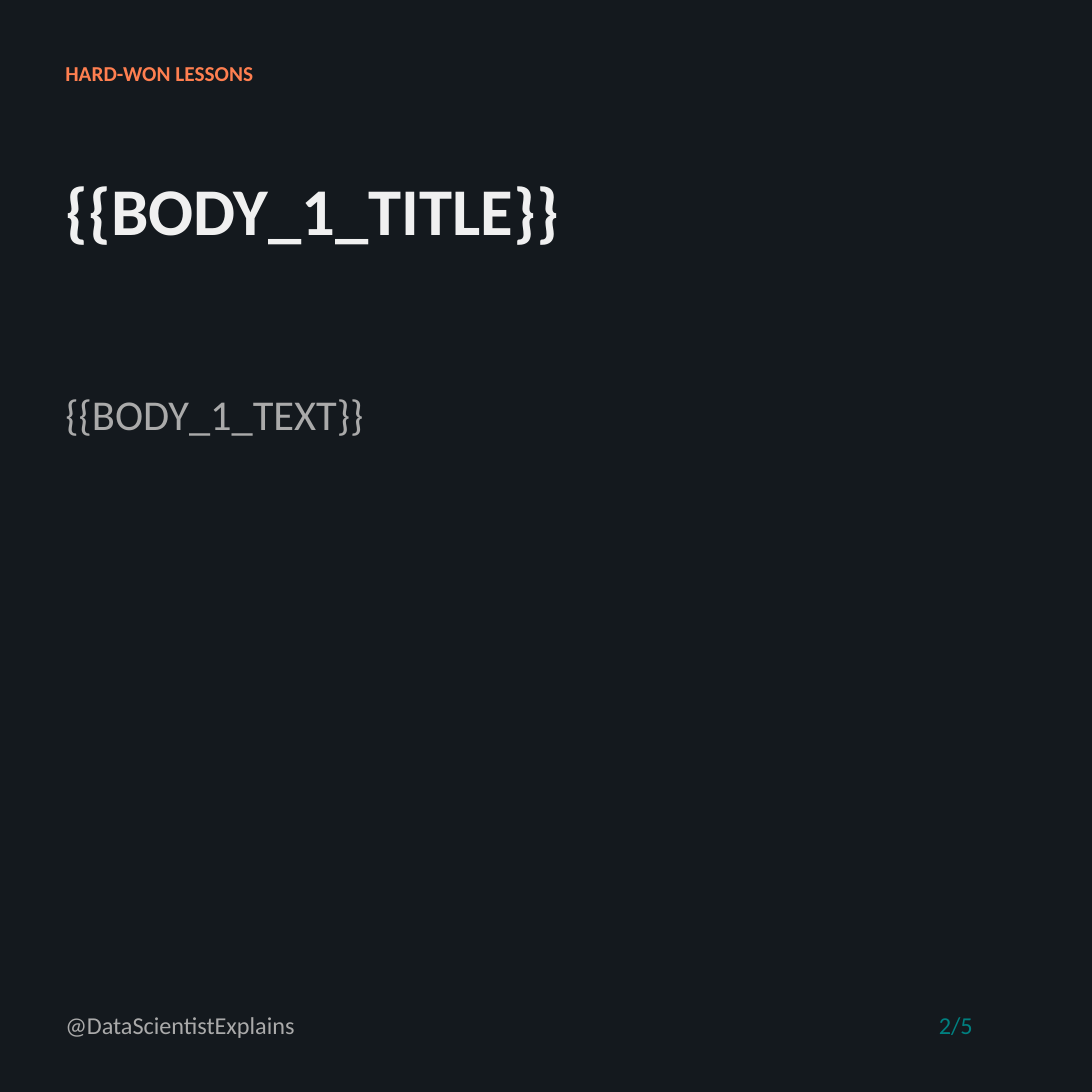
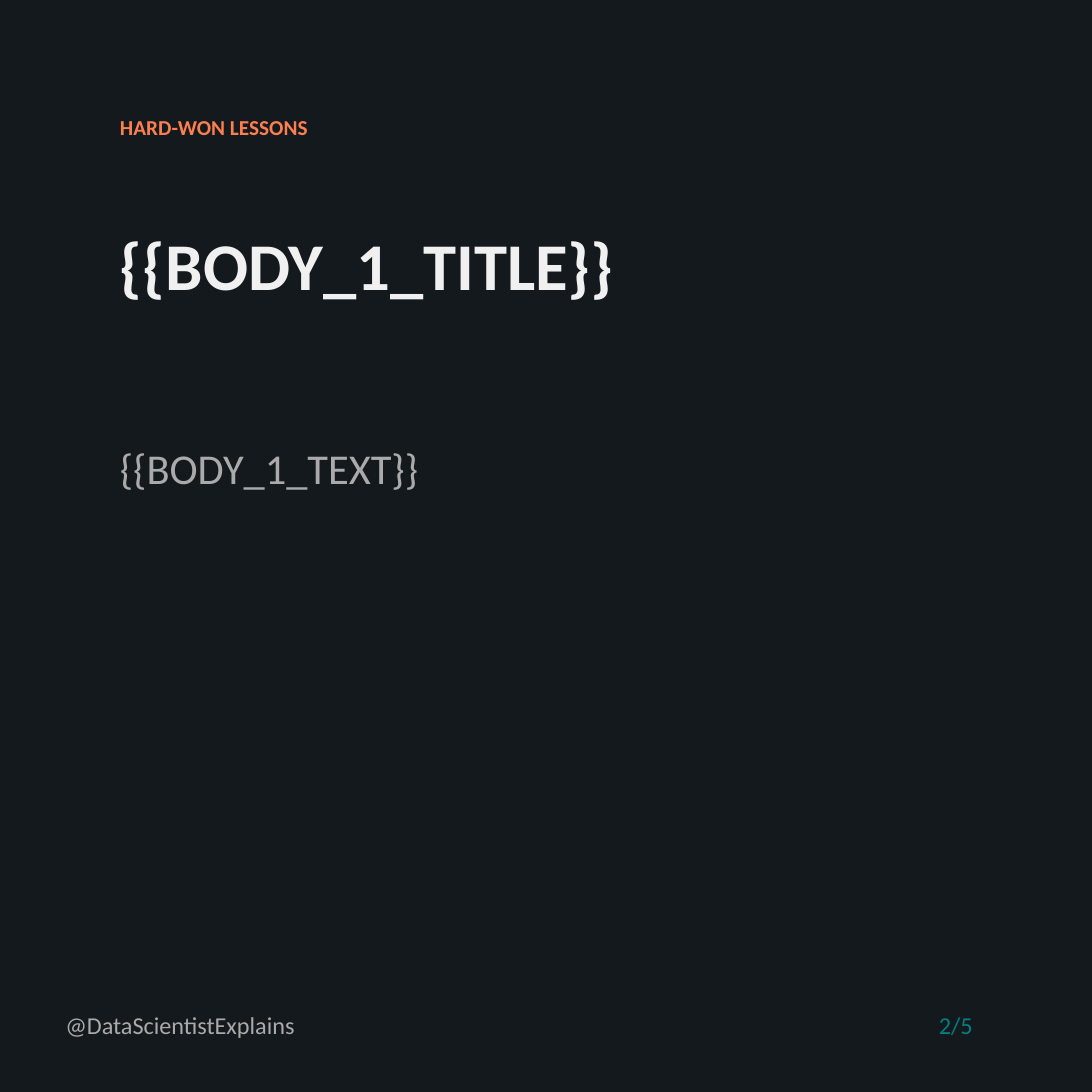
Before and after one commit to Maynanda/baba-app, a slide deck: slide 2 of templates/carousel_dark_1x1/main_carousel.pptx. Drawn at 1092x1092 pixels with LibreOffice and Linux fonts; fonts in the diff are those of the drawing. Boxes give left, top, right and bottom in pixels: in the first picture for what was removed or moved away, otherwise in the second. Text is boxed around its words. In the diff, an @@ line names an element or a change of style, - is before the commit and + after.

```diff
--- a/templates/carousel_dark_1x1/main_carousel.pptx
+++ b/templates/carousel_dark_1x1/main_carousel.pptx
@@ text "HARD-WON LESSONS": place and size @@
-text "HARD-WON LESSONS" at [65, 67, 253, 81]
+text "HARD-WON LESSONS" at [120, 121, 308, 135]
@@ text "{{BODY_1_TITLE}}": place and size @@
-text "{{BODY_1_TITLE}}" at [65, 186, 559, 245]
+text "{{BODY_1_TITLE}}" at [120, 241, 614, 300]
@@ text "{{BODY_1_TEXT}}": place and size @@
-text "{{BODY_1_TEXT}}" at [65, 399, 363, 436]
+text "{{BODY_1_TEXT}}" at [120, 453, 418, 490]
```
Also in this commit, not shown: 4 other slides changed, 11 other files.
